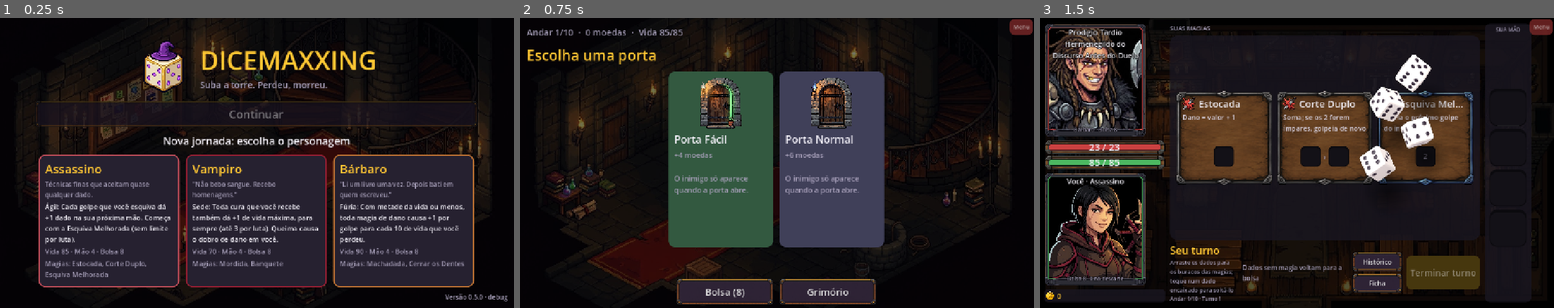
Above: before the commit, frames 1-3 (left to right).
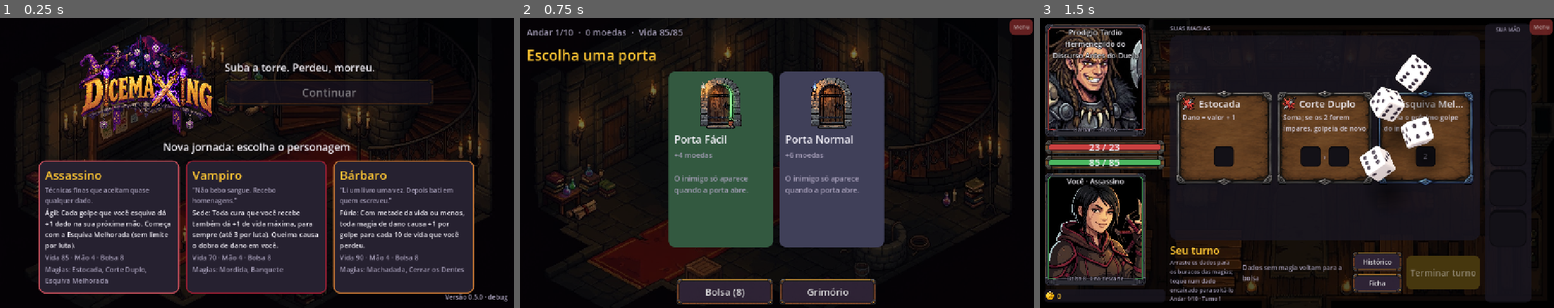
Above: after the commit, the same moments.

Repository: luizfsantos-alt/DICEMAXXXING
Game: Godot game, scene res://ui/main.tscn
Same seed, same stepped clock (60 frames per second), same inputs: the game is played once before the commit and once after it.
Inputs (mouse positions are in pixels of both pictures, inside the frame that each line leads up to):
- Up to frame 1 (0.25 s): no input
- Up to frame 2 (0.75 s): click (627, 221) at 0.52 s
- Up to frame 3 (1.5 s): click (1240, 160) at 1.27 s

The runs differ from the first frame. In frame 1, 23% of the frame differs, in the area x 7-93%, y 5-96%; in frame 2, less than 0.1%; in frame 3, nothing differs.

Commit message:
Logo do título no menu
- assets/title_logo.png (fundo preto recortado) no lugar do dado com chapéu e do
  nome em texto; subtítulo e Continuar ficam à direita. Sem a arte, o menu volta
  ao layout antigo.
- Pauta ganha o item com o prompt; README, ARTE_FALTANDO.md e teste.

Co-Authored-By: Claude Opus 5.5 <noreply@anthropic.com>
Claude-Session: https://claude.ai/code/session_01WYKQX1HpvSuDGtWqHS1ddh

Diff:
--- a/tests/test_ui_smoke.gd
+++ b/tests/test_ui_smoke.gd
@@ -620,6 +620,17 @@
 	bd.free()
 
 
+func test_menu_usa_logo_do_titulo():
+	assert_not_null(Kit.tex(MenuScreen.TITLE_LOGO), "logo do título existe")
+	var m := MenuScreen.new().setup()
+	var found := false
+	for n in m.find_children("*", "TextureRect", true, false):
+		if (n as TextureRect).texture == Kit.tex(MenuScreen.TITLE_LOGO):
+			found = true
+	assert_true(found, "menu mostra o logo do título")
+	m.free()
+
+
 func test_moldura_e_fonte_dos_numeros_existem():
 	for p in Portrait.FRAMES.values():
 		assert_true(ResourceLoader.exists(Portrait.ART_DIR + p), "moldura: " + p)
--- a/ui/menu_screen.gd
+++ b/ui/menu_screen.gd
@@ -6,6 +6,8 @@
 signal new_run(char_id: String)
 
 const LOGO := "res://assets/logo.png"
+const TITLE_LOGO := "res://assets/title_logo.png" ## Logo com o nome (640×479, fundo recortado).
+const TITLE_H := 250.0
 const BACKGROUND := "res://assets/backgrounds/menu.jpg"
 signal continue_run
 
@@ -23,29 +25,32 @@
 	var v := Kit.vbox(16)
 	v.custom_minimum_size = Vector2(1100, 0)
 	cc.add_child(v)
-	# Logo ao lado do título.
-	var head := Kit.hbox(20)
+	# Logo do título à esquerda; subtítulo, aviso de versão e Continuar à direita.
+	# Sem a arte do título, volta ao dado com chapéu e o nome em texto.
+	var head := Kit.hbox(28)
 	head.alignment = BoxContainer.ALIGNMENT_CENTER
 	v.add_child(head)
+	var title_art := Kit.tex(TITLE_LOGO)
 	var logo := TextureRect.new()
-	logo.texture = load(LOGO)
-	logo.custom_minimum_size = Vector2(140, 140)
+	logo.texture = title_art if title_art else load(LOGO)
+	logo.custom_minimum_size = Vector2(TITLE_H * 640.0 / 479.0, TITLE_H) if title_art else Vector2(140, 140)
 	logo.expand_mode = TextureRect.EXPAND_IGNORE_SIZE
 	logo.stretch_mode = TextureRect.STRETCH_KEEP_ASPECT_CENTERED
-	logo.texture_filter = CanvasItem.TEXTURE_FILTER_NEAREST
+	logo.mouse_filter = Control.MOUSE_FILTER_IGNORE
 	head.add_child(logo)
-	var tv := Kit.vbox(2)
+	var tv := Kit.vbox(12)
 	tv.alignment = BoxContainer.ALIGNMENT_CENTER
+	tv.custom_minimum_size = Vector2(520, 0)
 	head.add_child(tv)
 	header = tv
-	var t := Kit.label(Texts.t("ui.title"), 64, Kit.ACCENT)
-	tv.add_child(t)
-	var sub := Kit.label(Texts.t("ui.subtitle"), 22, Kit.MUTED)
+	if title_art == null:
+		tv.add_child(Kit.label(Texts.t("ui.title"), 64, Kit.ACCENT))
+	var sub := Kit.label(Texts.t("ui.subtitle"), 26, Kit.TEXT)
 	tv.add_child(sub)
 	var c := Kit.button(Texts.t("ui.continue"), func(): continue_run.emit(), Kit.PANEL_HI, 28)
 	c.custom_minimum_size = Vector2(0, 64)
 	c.disabled = not SaveGame.exists()
-	v.add_child(c)
+	tv.add_child(c)
 	var nt := Kit.label(Texts.t("ui.pick_character"), 26, Kit.TEXT)
 	nt.horizontal_alignment = HORIZONTAL_ALIGNMENT_CENTER
 	v.add_child(nt)
Binary file added: assets/title_logo.png
Not shown, added: assets/title_logo.png.import
Not shown, changed: docs/ARTE_FALTANDO.md
